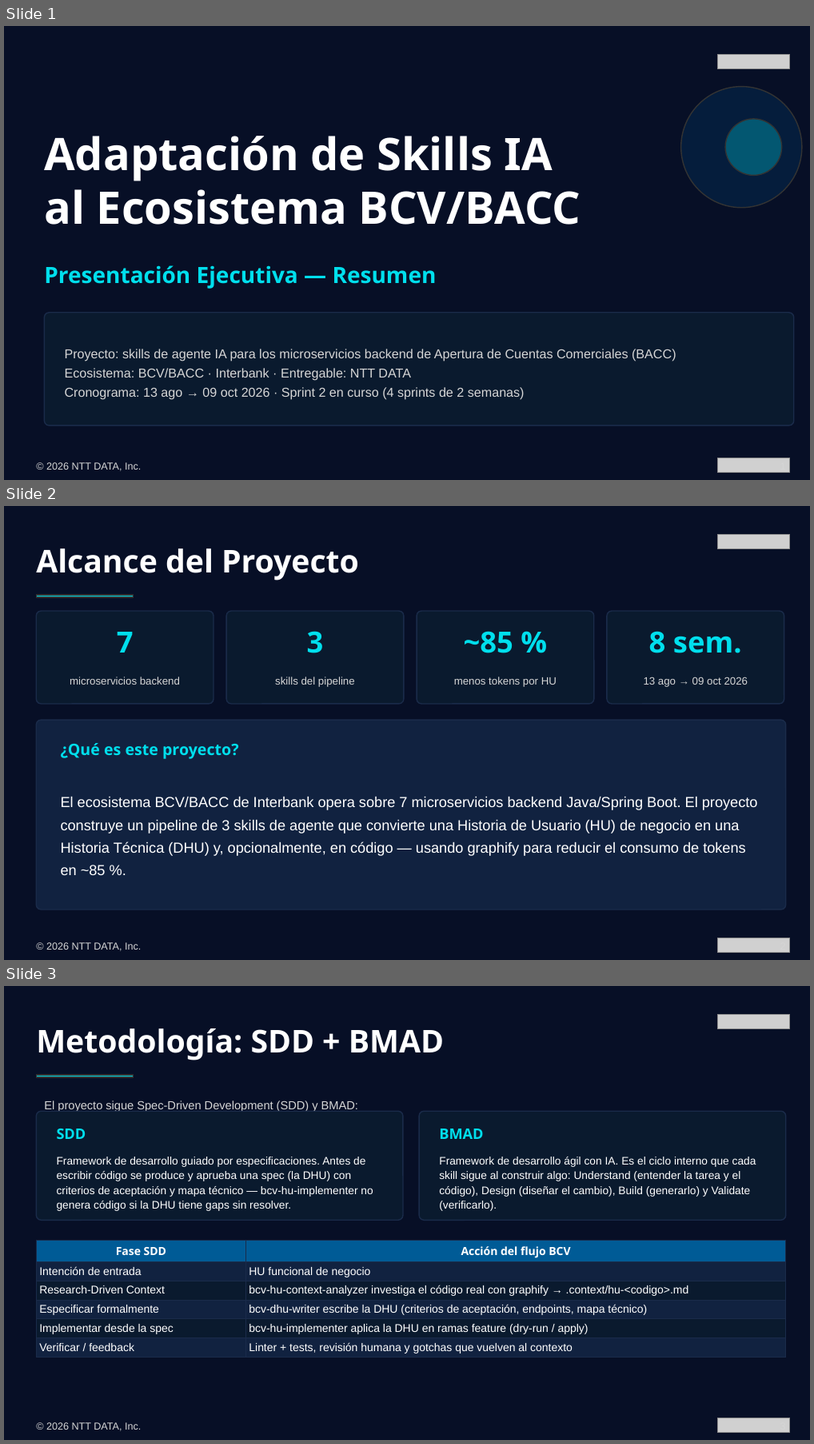
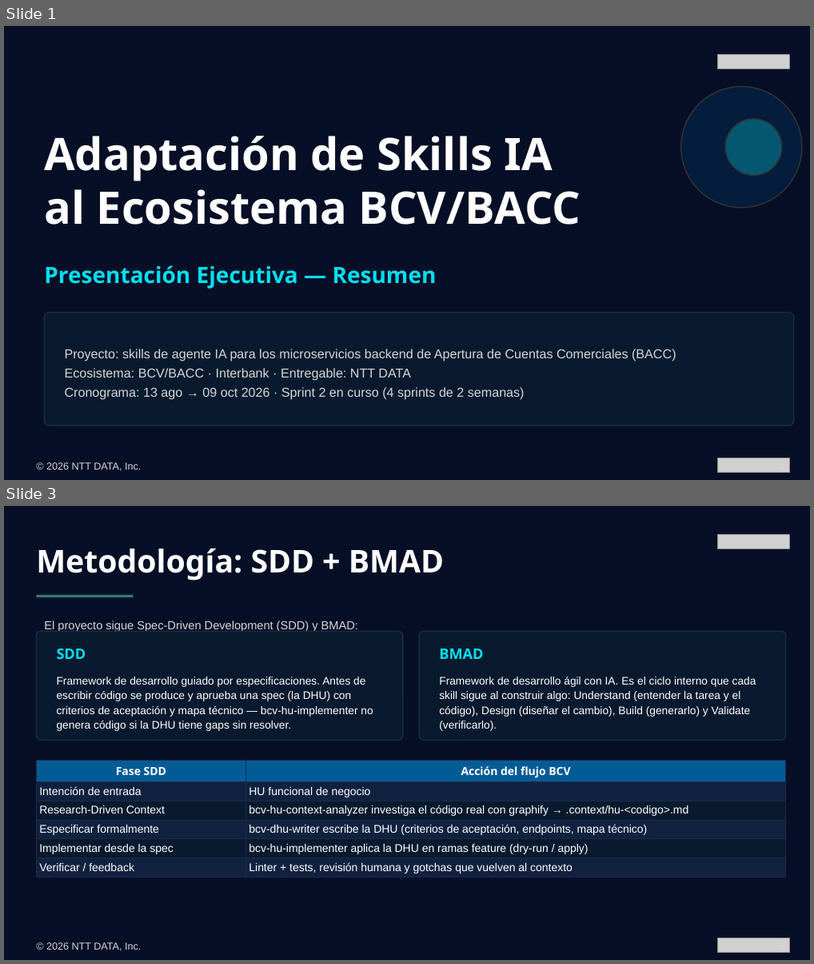
Before and after one commit to Jose-Mejia-NTT/skills-assi-comercial, a slide deck: presentations/presentacion-ejecutiva-skills-ia-bcv-resumen.pptx. Shown one above the other, each under a label of ours: slides 1, 2 and 3 before the commit, slides 1 and 3 after it; the slides between them are not shown. The pictures are 814x1444 and 814x964 pixels, drawn with LibreOffice and Linux fonts; fonts in the diff are those of the drawing; grey boxes stand for pictures. Boxes give left, top, right and bottom in pixels: in the first picture for what was removed or moved away, otherwise in the second. Text is boxed around its words. In the diff, an @@ line names an element or a change of style, - is before the commit and + after.

```diff
--- a/presentations/presentacion-ejecutiva-skills-ia-bcv-resumen.pptx
+++ b/presentations/presentacion-ejecutiva-skills-ia-bcv-resumen.pptx
@@ slide 2 removed at [4, 506, 810, 960], background #070F26 @@
@@ text removed at [36, 548, 359, 580] @@
-Alcance del Proyecto
@@ picture removed at [718, 534, 790, 548] @@
@@ rectangle removed at [36, 595, 133, 597] @@
@@ rounded rectangle removed at [36, 611, 214, 704] @@
@@ rounded rectangle removed at [226, 611, 404, 704] @@
@@ rounded rectangle removed at [417, 611, 594, 704] @@
@@ rounded rectangle removed at [607, 611, 785, 704] @@
@@ text removed at [117, 632, 134, 652] @@
-7
@@ text removed at [307, 631, 324, 653] @@
-3
@@ text removed at [464, 631, 514, 653] @@
-~85 %
@@ text removed at [650, 631, 742, 653] @@
-8 sem.
@@ text removed at [70, 676, 180, 684] @@
-microservicios backend
@@ text removed at [275, 676, 355, 687] @@
-skills del pipeline
@@ text removed at [454, 676, 557, 687] @@
-menos tokens por HU
@@ text removed at [644, 676, 749, 687] @@
-13 ago → 09 oct 2026
@@ rounded rectangle removed at [36, 720, 786, 909] @@
@@ text removed at [61, 743, 239, 759] @@
-¿Qué es este proyecto?
@@ text removed at [61, 796, 758, 875] @@
-El ecosistema BCV/BACC de Interbank opera sobre 7 microservicios backend Java/Spring Boot. El proyecto construye un pipeline de 3 skills de agente que convierte una Historia de Usuario (HU) de negocio en una Historia Técnica (DHU) y, opcionalmente, en código — usando graphify para reducir el consumo de tokens en ~85 %.
@@ picture removed at [718, 937, 790, 952] @@
@@ text removed at [46, 942, 141, 951] @@
-© 2026 NTT DATA, Inc.
@@ text removed at [781, 940, 786, 952] @@
-2
```
Also in this commit, not shown: 1 slide added.
